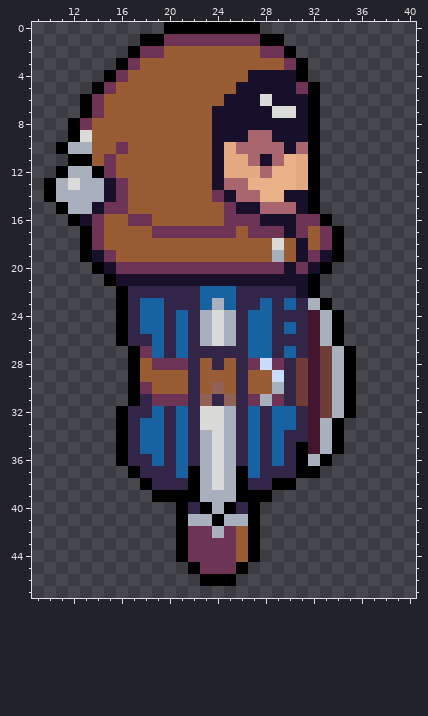
Pixel-art sprite, stored at res/textures/creatures/warrior/right.png. This is how it looked before the edit.
The file is 48x48 pixels. Shown: x 9..40, y 0..47.
New version:
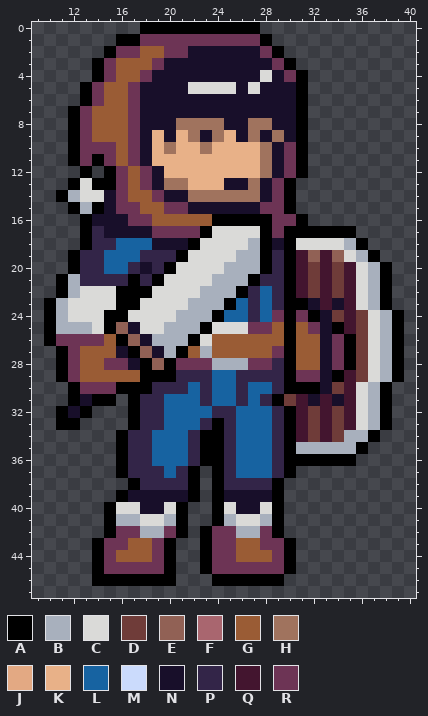
Palette (. is transparent): A #000000  B #a8b0bd  C #dadad8  D #6f3c39  E #916155  F #a9666f  G #9a5c35  H #a0735e  J #e3a983  K #e8b188  L #1763a1  M #cbdbfc  N #180f2a  P #332548  Q #43152f  R #6d3455
Edits made:
Changed rows in their new state; - is an unchanged pixel.
first column x 10:
 0 --------AA--------------------
 1 ------AARR---------.----------
 2 -----ARRGGRRNNNNNN-A.---------
 3 ----ARGG-RNNNNNNNNNRA.--------
 4 ----ARG-RNNNNNNNN-C-R---------
 5 ---ARG-RNNNNCCCC-C---A.-------
 6 -------RNNNNNNN---N--A.-------
 7 --ARG--RNNNNNN-----NNA.-------
 8 -------RNNNHHHH--HH--A.-------
 9 ---R---RNKNKHNHK-HNH-A.-------
10 -.ARRRGRNKHKKHKKKKHNRA.-------
11 ---RA--RNKKKKKKKKKHNRA.-------
12 -..A.AR-RNKKKKKKKKHNRA.-------
13 ..ACAA--RNHHKKKNNHNRA..-------
14 .A-CC----RNNHHHHHHNRA..-------
15 -.A-AN-R--RRNNNN--RRA..-------
16 --.ANNN-------AAAAARRA..------
17 ----PNNNN----ACCCCA-AAAA-A----
18 ----PPLLLNNNACCCCBANACCCCBA---
19 --APPLLLPPPACCCCBBAPAQEQECBA--
20 --APPLLPNPACCCCBBBAPAQDQDQCBA-
21 -ABPPPPAPACCCCBBBAPPAQDQDQCBA-
22 -ABCCC-AACCCCBBBA-L-AQDQDQCBA-
23 ABCCCC-ACCCCBB-AL---AANQNQCBA-
24 ABCCCA-CCCCBB-ALLP-RARANDQDCBA
25 ABBBCAENCCBBBA-CCRRGAGRN-QDCBA
26 ARRRRG-ENBBBACGGGGGGAGGNRADCBA
27 -ARGGGN-ENBAGBGGGGGRAGGNR-DCBA
28 -ARGGRRNAEA-RRBBB-RPAGGNR-DCBA
29 -ARGGGGGAAAP-PLL-PPPARRNAQDCBA
30 --ARRRA-APPPLPLL-LLPAAANDQCBA-
31 --ANAA---PLLLPLL-LPADQNQNQCBA-
32 -ANA--.A-PL-LLPPL-LPAQDQDQCBA-
33 -AA---.APPL-LPAPL-LPAQDQDQCBA-
34 --------P-L--AAPL-LPAQDQDBBA--
35 --------P-L--AAPL-LPABB-BBA---
36 ----------L--AAPL-LPA-A-AA----
37 ------AP--LP-.APL-L-A..-------
38 -------AP----.APP---.---------
39 ------ANNNNN-.ANNNNA----------
40 -----ACCNNC-..ACNNCA----------
41 -----ABBCCB-..--CCBA----------
42 -----ARRBBR-.AR-BBRA----------
43 ----ARRGGRA..A---GRRA---------
44 ----ARGGGRA..A---GGRA---------
45 ----ARRRRRA-.A--RRRRA---------
46 ----AAAAAAA--.--AAAA----------
